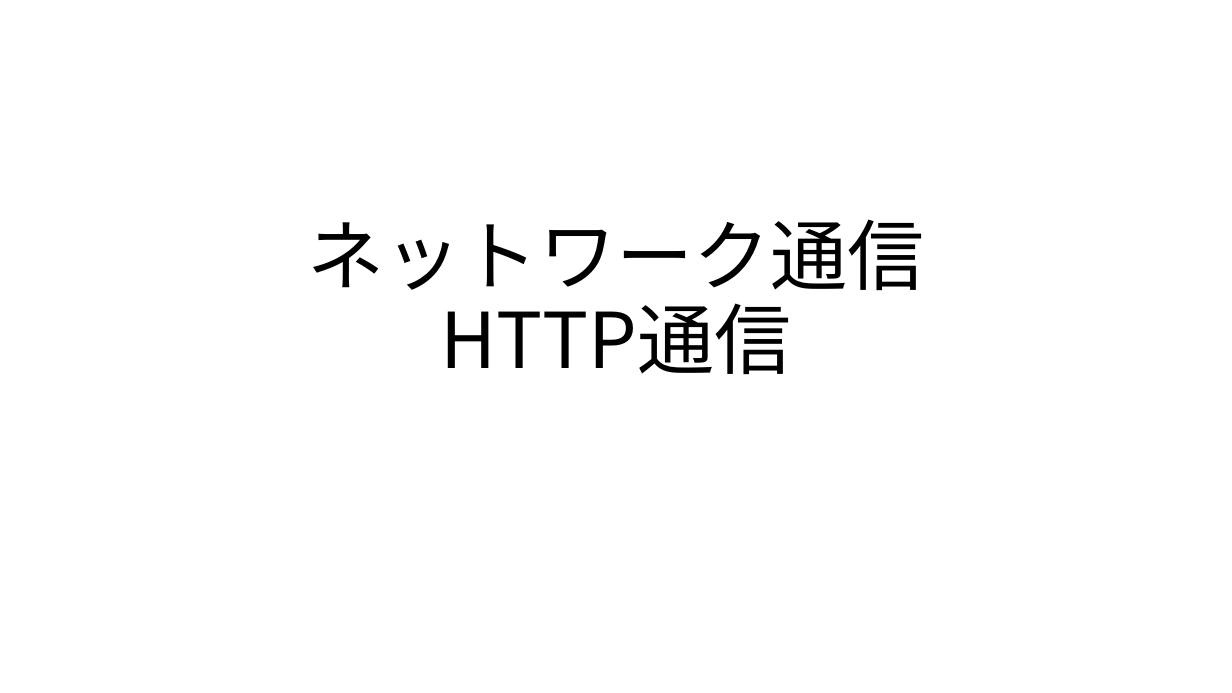
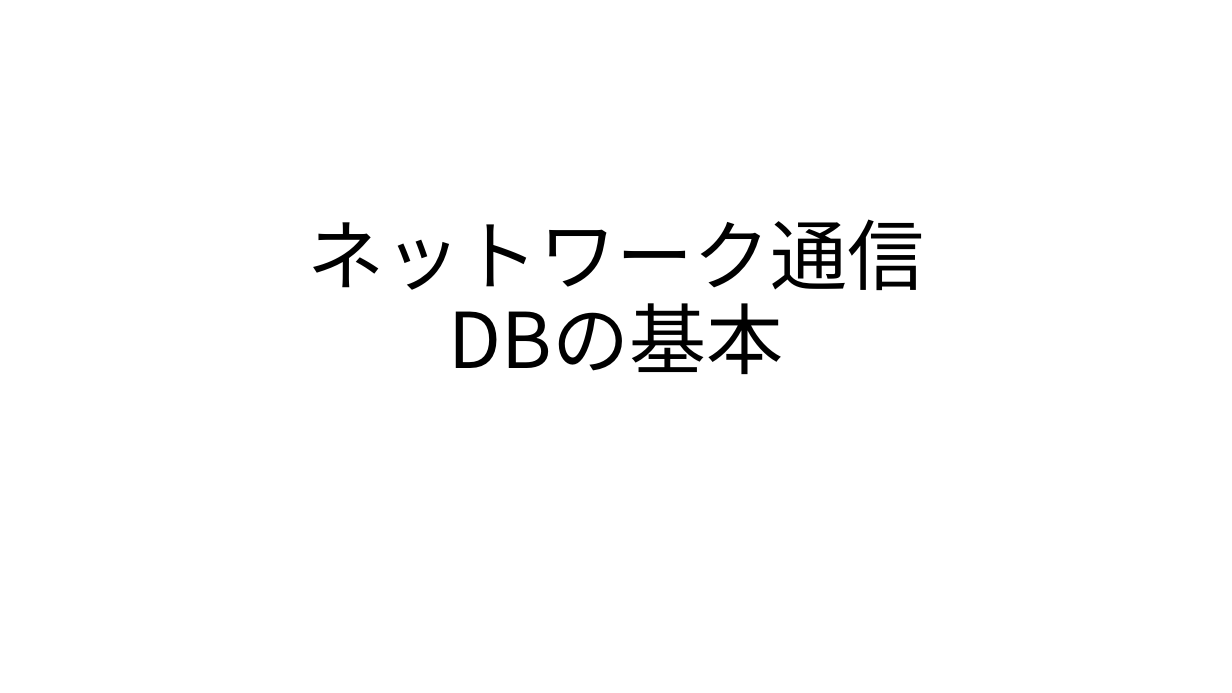
Before and after one commit to MahiroCreative/GameEngineFor2022, a slide deck: slide 1 of 2.SecondSemester/2.ネットワーク通信_データベースの基本.pptx. Drawn at 1232x693 pixels with LibreOffice and Linux fonts; fonts in the diff are those of the drawing. Boxes give left, top, right and bottom in pixels: in the first picture for what was removed or moved away, otherwise in the second. Text is boxed around its words. In the diff, an @@ line names an element or a change of style, - is before the commit and + after.

```diff
--- a/2.SecondSemester/2.ネットワーク通信_データベースの基本.pptx
+++ b/2.SecondSemester/2.ネットワーク通信_データベースの基本.pptx
@@ title at (308, 219, 924, 374): text changed @@
-ネットワーク通信
-HTTP通信
+ネットワーク通信
+DBの基本
```
Also in this commit, not shown: 2 slides added, 8 slides removed, 1 other file.
